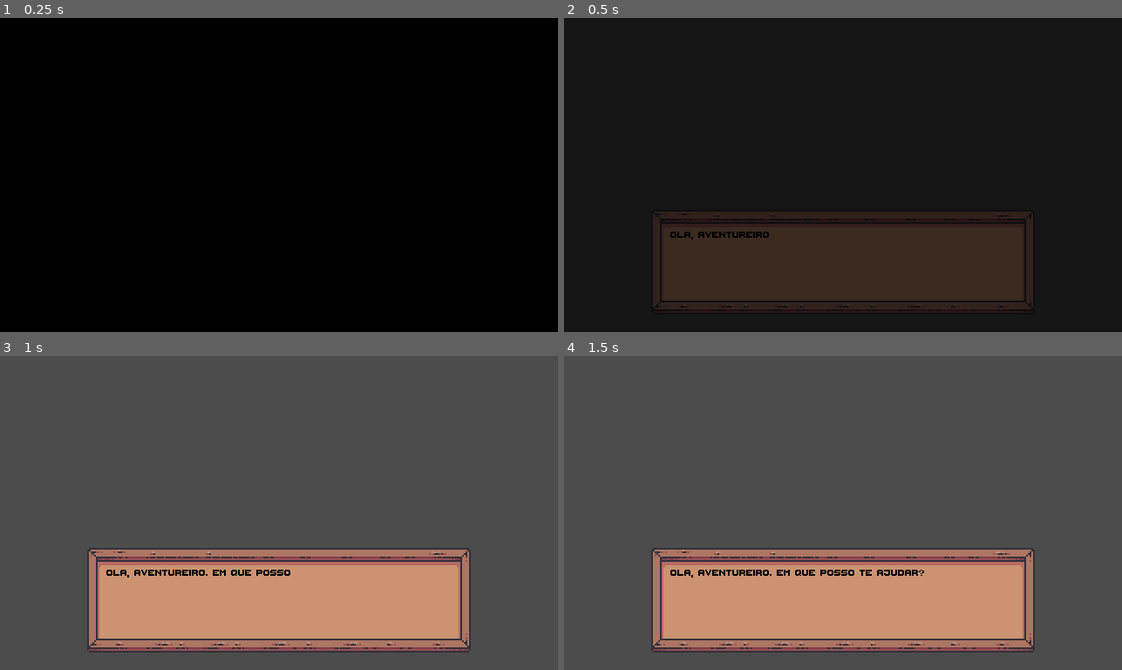
Above: before the commit, frames 1-4 (two rows, left to right).
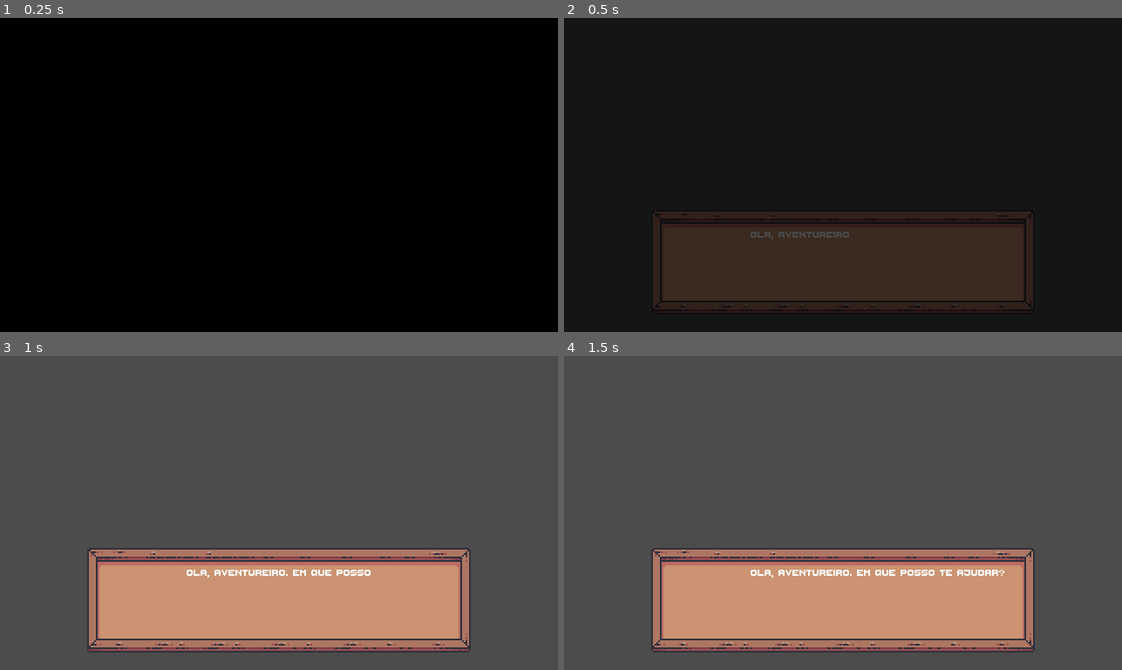
Above: after the commit, the same moments.

Repository: soapmactavish23/dawn-forest
Game: Godot game, scene res://scenes/interface/general/dialog_container.tscn
The game is run twice, just before and just after one commit, with the same random seed, the same clock (stepped at 60 frames per second) and the same inputs. This scene is started directly instead of the project's main scene.
Inputs (mouse positions are in pixels of both pictures, inside the frame that each line leads up to):
- Up to frame 1 (0.25 s): no input
- Up to frame 2 (0.5 s): no input
- Up to frame 3 (1 s): move the mouse to (401, 497) at 0.52 s; hold Right (ui_right) from 0.53 s (still down); tap E (interact) at 0.6 s; tap Space (ui_select) at 0.77 s
- Up to frame 4 (1.5 s): keep holding Right (ui_right); move the mouse to (731, 528) at 1.27 s; tap H (Dano) at 1.35 s

Frame 1 is identical in both runs. In frame 2, 0.4% of the frame differs, in the area x 19-52%, y 68-71%; in frame 3, 0.6%; in frame 4, 0.8%, in the area x 19-79%, y 68-71%.

Commit message:
12. Código das animações do personagem.

Diff:
--- a/project.godot
+++ b/project.godot
@@ -230,6 +230,10 @@
 window/stretch/mode="2d"
 window/stretch/aspect="keep"
 
+[global]
+
+full=false
+
 [gui]
 
 common/drop_mouse_on_gui_input_disabled=true
--- a/scenes/interface/general/dialog_container.tscn
+++ b/scenes/interface/general/dialog_container.tscn
@@ -101,12 +101,13 @@
 anchor_top = 0.5
 anchor_right = 0.5
 anchor_bottom = 0.5
-margin_left = -99.0
+margin_left = -53.0
 margin_top = -19.0
-margin_right = 99.0
+margin_right = 100.0
 margin_bottom = 19.0
-custom_colors/default_color = Color( 0, 0, 0, 1 )
+custom_colors/default_color = Color( 1, 1, 1, 1 )
 custom_fonts/normal_font = SubResource( 2 )
+text = "adawdqwdawd"
 
 [node name="Animation" type="AnimationPlayer" parent="."]
 anims/RESET = SubResource( 3 )
--- a/scripts/interactables/shop.gd
+++ b/scripts/interactables/shop.gd
@@ -6,7 +6,12 @@
 var player_ref: KinematicBody2D = null
 
 var dialog_list: Dictionary = {
-
+	"name": "Merchant",
+	"portrait": "res://assets/interface/dialog/merchant_portrait.png",
+	"dialog": [
+		"Hello, adventurer... he he",
+		"What do you want?"
+	]
 }
 
 func on_shop_body_entered(body):
@@ -36,3 +41,8 @@
 	get_tree().call_group("hud", "spawn_dialog", self, dialog_list)
 	aux_animation.play("fade_out")
 	player_ref.reset(true)
+
+func on_dialog_finished() -> void:
+	can_interact = true
+	player_ref.reset(false)
+	aux_animation.play("fade_in")
--- a/scripts/interface/dialog_container.gd
+++ b/scripts/interface/dialog_container.gd
@@ -30,7 +30,7 @@
 
 	if dialog_list["portrait"] != null:
 		label_name.text = dialog_list['name']
-		text_label.rect_position = Vector2(47, 24)
+		text_label.rect_position = Vector2(52, 24)
 		portrait.texture = load(dialog_list["portrait"])
 
 	show_dialog()
--- a/scripts/interface/hud.gd
+++ b/scripts/interface/hud.gd
@@ -1,4 +1,6 @@
 extends CanvasLayer
+
+const DIALOG_CONTAINER: PackedScene = preload("res://scenes/interface/general/dialog_container.tscn")
 
 onready var stats_container: Control = $StatsContainer
 onready var inventory_container: Control = $InventoryContainer
@@ -51,4 +53,7 @@
 	equipament_container.animation.play("hide_container")
 
 func spawn_dialog(interactable, dialog_list: Dictionary) -> void:
-	print(dialog_list)
+	var dialog = DIALOG_CONTAINER.instance()
+	dialog.connect("finished", interactable, "on_dialog_finished")
+	dialog.dialog_list = dialog_list
+	add_child(dialog)
